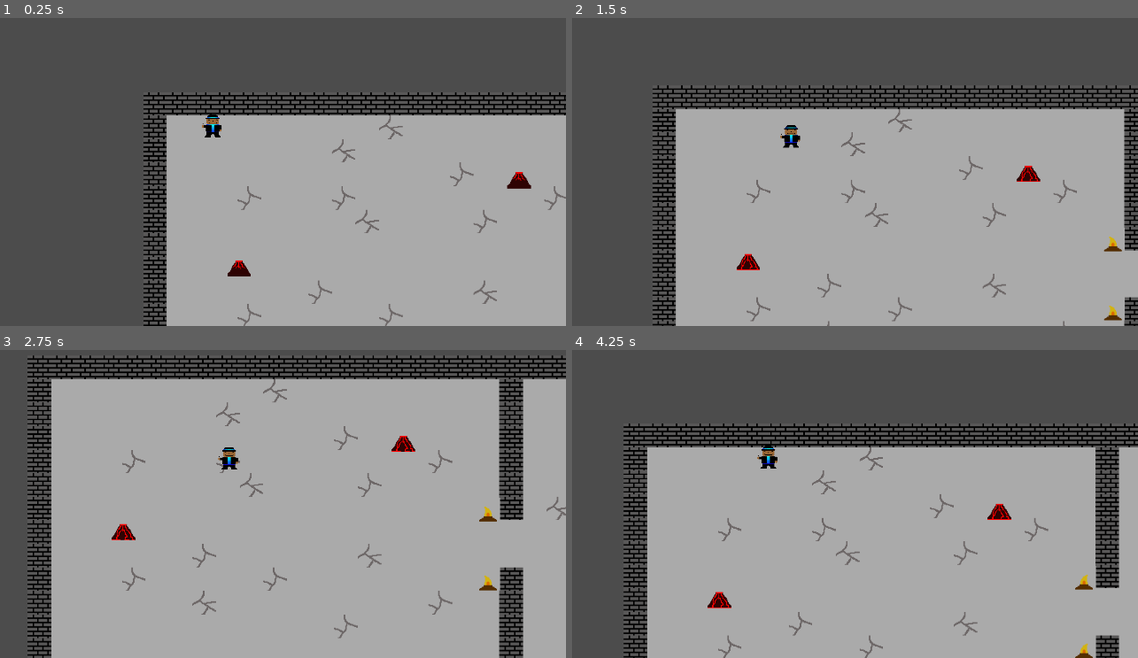
Above: before the commit, frames 1-4 (two rows, left to right).
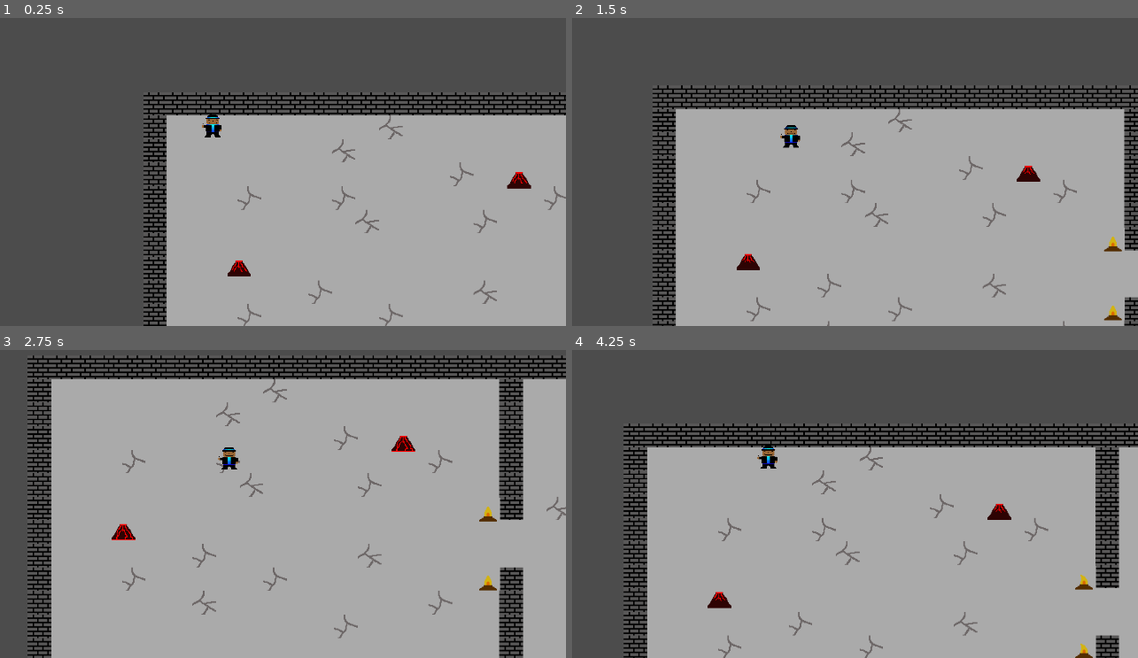
Above: after the commit, the same moments.

Repository: jamiealanmassey/fractured-knight
Game: Godot game, scene res://Resources/Planets/PlanetDefault/Levels/Level1.tscn
The game is run twice, just before and just after one commit, with the same random seed, the same clock (stepped at 60 frames per second) and the same inputs. This scene is started directly instead of the project's main scene.
Inputs (mouse positions are in pixels of both pictures, inside the frame that each line leads up to):
- Up to frame 1 (0.25 s): no input
- Up to frame 2 (1.5 s): tap Enter (ui_accept) at 0.5, 0.77 s; move the mouse to (781, 125) at 0.52 s; hold D (right) 0.53-1.28 s; click (781, 125) at 0.67 s; move the mouse to (639, 147) at 1.27 s; hold S (down) from 1.28 s (still down)
- Up to frame 3 (2.75 s): tap Enter (ui_accept) at 1.52 s; move the mouse to (283, 371) at 2.02 s; release S (down) at 2.03 s; hold D (right) from 2.03 s (still down)
- Up to frame 4 (4.25 s): move the mouse to (747, 537) at 2.77 s; release D (right) at 2.78 s; hold W (up) 2.78-3.53 s; click (747, 537) at 2.92 s; tap Enter (ui_accept) at 3.02, 3.77 s; move the mouse to (996, 519) at 3.52 s; hold A (left) from 3.53 s (still down)

The runs differ from the first frame. In frame 1, less than 0.1% of the frame differs, in the area x 41-94%, y 52-83%; in frame 2, 0.1%; in frame 3, less than 0.1%; in frame 4, 0.1%, in the area x 23-92%, y 52-98%.

Commit message:
Added spaceship

Diff:
--- a/Resources/Planets/PlanetDefault/Levels/Level1.tscn
+++ b/Resources/Planets/PlanetDefault/Levels/Level1.tscn
@@ -1,10 +1,16 @@
-[gd_scene load_steps=6 format=2]
+[gd_scene load_steps=8 format=2]
 
 [ext_resource path="res://Resources/Planets/PlanetDefault/Levels/Tileset/default_env.tres" type="TileSet" id=1]
 [ext_resource path="res://Resources/Player/Player.tscn" type="PackedScene" id=2]
 [ext_resource path="res://Resources/Planets/PlanetDefault/Levels/Tileset/FireDecoration.tscn" type="PackedScene" id=3]
 [ext_resource path="res://Resources/Planets/PlanetDefault/Textures/solder1.png" type="Texture" id=4]
 [ext_resource path="res://Resources/Planets/PlanetDefault/Textures/VolcanoSprite.tscn" type="PackedScene" id=5]
+[ext_resource path="res://Resources/Planets/PlanetDefault/Textures/Spaceship.png" type="Texture" id=6]
+
+[sub_resource type="CircleShape2D" id=1]
+
+custom_solver_bias = 0.0
+radius = 150.0
 
 [node name="Node" type="Node" index="0"]
 
@@ -36,87 +42,87 @@
 [node name="FireDecoration" parent="." index="1" instance=ExtResource( 3 )]
 
 position = Vector2( 418.25, 993.255 )
-frame = 2
+frame = 0
 
 [node name="FireDecoration3" parent="." index="2" instance=ExtResource( 3 )]
 
 position = Vector2( 607.941, 992.849 )
-frame = 2
+frame = 0
 
 [node name="FireDecoration4" parent="." index="3" instance=ExtResource( 3 )]
 
 position = Vector2( 1249.48, 606.302 )
-frame = 2
+frame = 0
 
 [node name="FireDecoration9" parent="." index="4" instance=ExtResource( 3 )]
 
 position = Vector2( 2145.58, 672.979 )
-frame = 2
+frame = 0
 
 [node name="FireDecoration8" parent="." index="5" instance=ExtResource( 3 )]
 
 position = Vector2( 2146.01, 406.093 )
-frame = 2
+frame = 0
 
 [node name="FireDecoration7" parent="." index="6" instance=ExtResource( 3 )]
 
 position = Vector2( 2146.52, 162.084 )
-frame = 2
+frame = 0
 
 [node name="FireDecoration2" parent="." index="7" instance=ExtResource( 3 )]
 
 position = Vector2( 1249.47, 418.991 )
-frame = 2
+frame = 0
 
 [node name="FireDecoration5" parent="." index="8" instance=ExtResource( 3 )]
 
 position = Vector2( 1883.41, 1310.29 )
-frame = 2
+frame = 0
 
 [node name="FireDecoration6" parent="." index="9" instance=ExtResource( 3 )]
 
 position = Vector2( 1706.68, 1311.83 )
-frame = 2
+frame = 0
 
 [node name="FireDecoration10" parent="." index="10" instance=ExtResource( 3 )]
 
 position = Vector2( 802.897, 1759.36 )
-frame = 2
+frame = 0
 
 [node name="FireDecoration11" parent="." index="11" instance=ExtResource( 3 )]
 
 position = Vector2( 986.919, 1761.54 )
-frame = 2
+frame = 0
 
 [node name="FireDecoration12" parent="." index="12" instance=ExtResource( 3 )]
 
 position = Vector2( 1256.96, 2139.38 )
-frame = 2
+frame = 0
 
 [node name="FireDecoration13" parent="." index="13" instance=ExtResource( 3 )]
 
 position = Vector2( 1252.61, 2335.38 )
-frame = 2
+frame = 0
 
 [node name="FireDecoration14" parent="." index="14" instance=ExtResource( 3 )]
 
 position = Vector2( 2403.59, 1951.81 )
-frame = 2
+frame = 0
 
 [node name="FireDecoration15" parent="." index="15" instance=ExtResource( 3 )]
 
 position = Vector2( 2402.73, 2145.68 )
-frame = 2
+frame = 0
 
 [node name="FireDecoration16" parent="." index="16" instance=ExtResource( 3 )]
 
 position = Vector2( 2665.82, 1309.93 )
-frame = 2
+frame = 0
 
 [node name="FireDecoration17" parent="." index="17" instance=ExtResource( 3 )]
 
 position = Vector2( 2852.93, 1312.19 )
-frame = 2
+frame = 0
 
 [node name="Sprite" type="Sprite" parent="." index="18"]
 
@@ -126,64 +132,78 @@
 [node name="AnimatedSprite2" parent="." index="19" instance=ExtResource( 5 )]
 
 position = Vector2( 260, 470 )
-frame = 6
+frame = 0
 
 [node name="AnimatedSprite3" parent="." index="20" instance=ExtResource( 5 )]
 
 position = Vector2( 3280, 340 )
-frame = 6
+frame = 0
 
 [node name="AnimatedSprite4" parent="." index="21" instance=ExtResource( 5 )]
 
 position = Vector2( 2950, 560 )
-frame = 6
+frame = 0
 
 [node name="AnimatedSprite5" parent="." index="22" instance=ExtResource( 5 )]
 
 position = Vector2( 1020, 230 )
-frame = 6
+frame = 0
 
 [node name="AnimatedSprite6" parent="." index="23" instance=ExtResource( 5 )]
 
 position = Vector2( 880, 860 )
-frame = 6
+frame = 0
 
 [node name="AnimatedSprite7" parent="." index="24" instance=ExtResource( 5 )]
 
 position = Vector2( 100, 1760 )
-frame = 6
+frame = 0
 
 [node name="AnimatedSprite8" parent="." index="25" instance=ExtResource( 5 )]
 
 position = Vector2( 1020, 1400 )
-frame = 6
+frame = 0
 
 [node name="AnimatedSprite10" parent="." index="26" instance=ExtResource( 5 )]
 
 position = Vector2( 1470, 1720 )
-frame = 4
 
 [node name="AnimatedSprite11" parent="." index="27" instance=ExtResource( 5 )]
 
 position = Vector2( 2360, 1450 )
-frame = 4
 
 [node name="AnimatedSprite12" parent="." index="28" instance=ExtResource( 5 )]
 
 position = Vector2( 1400, 2570 )
-frame = 4
 
 [node name="AnimatedSprite13" parent="." index="29" instance=ExtResource( 5 )]
 
 position = Vector2( 3280, 1700 )
-frame = 4
 
 [node name="AnimatedSprite9" parent="." index="30" instance=ExtResource( 5 )]
 
 position = Vector2( 480, 1890 )
-frame = 4
 
 [node name="AnimatedSprite15" parent="." index="31" instance=ExtResource( 5 )]
 
 position = Vector2( 100, 1890 )
-frame = 6
+frame = 0
+
+[node name="Sprite2" type="Sprite" parent="." index="32"]
+
+position = Vector2( 310, 2020 )
+texture = ExtResource( 6 )
+
+[node name="StaticBody2D" type="StaticBody2D" parent="Sprite2" index="0"]
+
+input_pickable = false
+collision_layer = 1
+collision_mask = 1
+constant_linear_velocity = Vector2( 0, 0 )
+constant_angular_velocity = 0.0
+friction = 1.0
+bounce = 0.0
+
+[node name="CollisionShape2D" type="CollisionShape2D" parent="Sprite2/StaticBody2D" index="0"]
+
+shape = SubResource( 1 )
--- a/Resources/Planets/PlanetDefault/Levels/Tileset/FireDecoration.tscn
+++ b/Resources/Planets/PlanetDefault/Levels/Tileset/FireDecoration.tscn
@@ -23,7 +23,7 @@
 position = Vector2( 364.858, 34.8175 )
 frames = SubResource( 1 )
 animation = "Fire1"
-frame = 1
+frame = 2
 playing = true
 __meta__ = {
 "_edit_group_": true
Binary file added: Resources/Planets/PlanetDefault/Textures/Spaceship.png
Not shown, added: Resources/Planets/PlanetDefault/Textures/Spaceship.png.import
Not shown, added: Resources/Planets/PlanetDefault/Textures/.DS_Store
